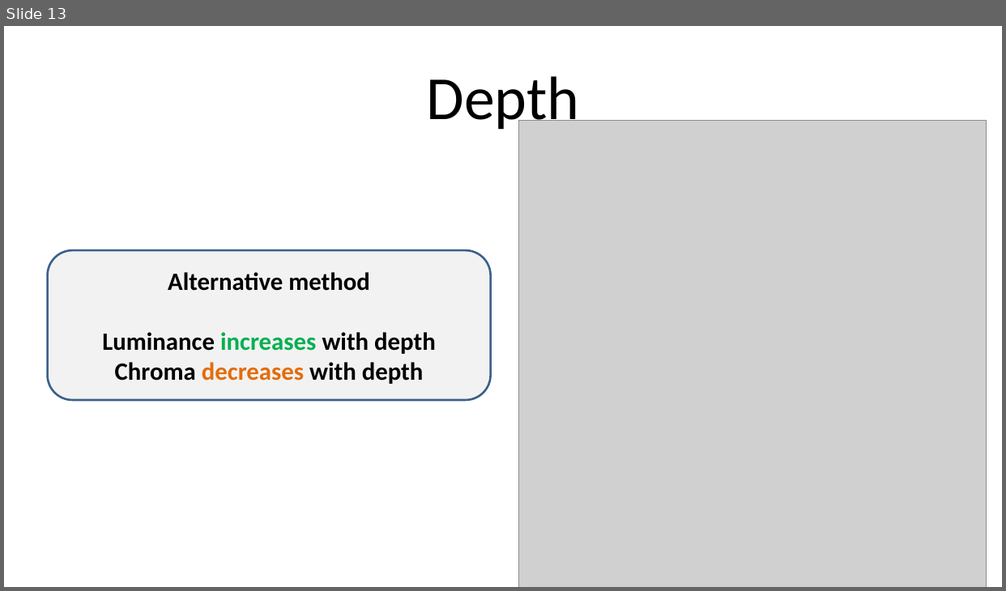
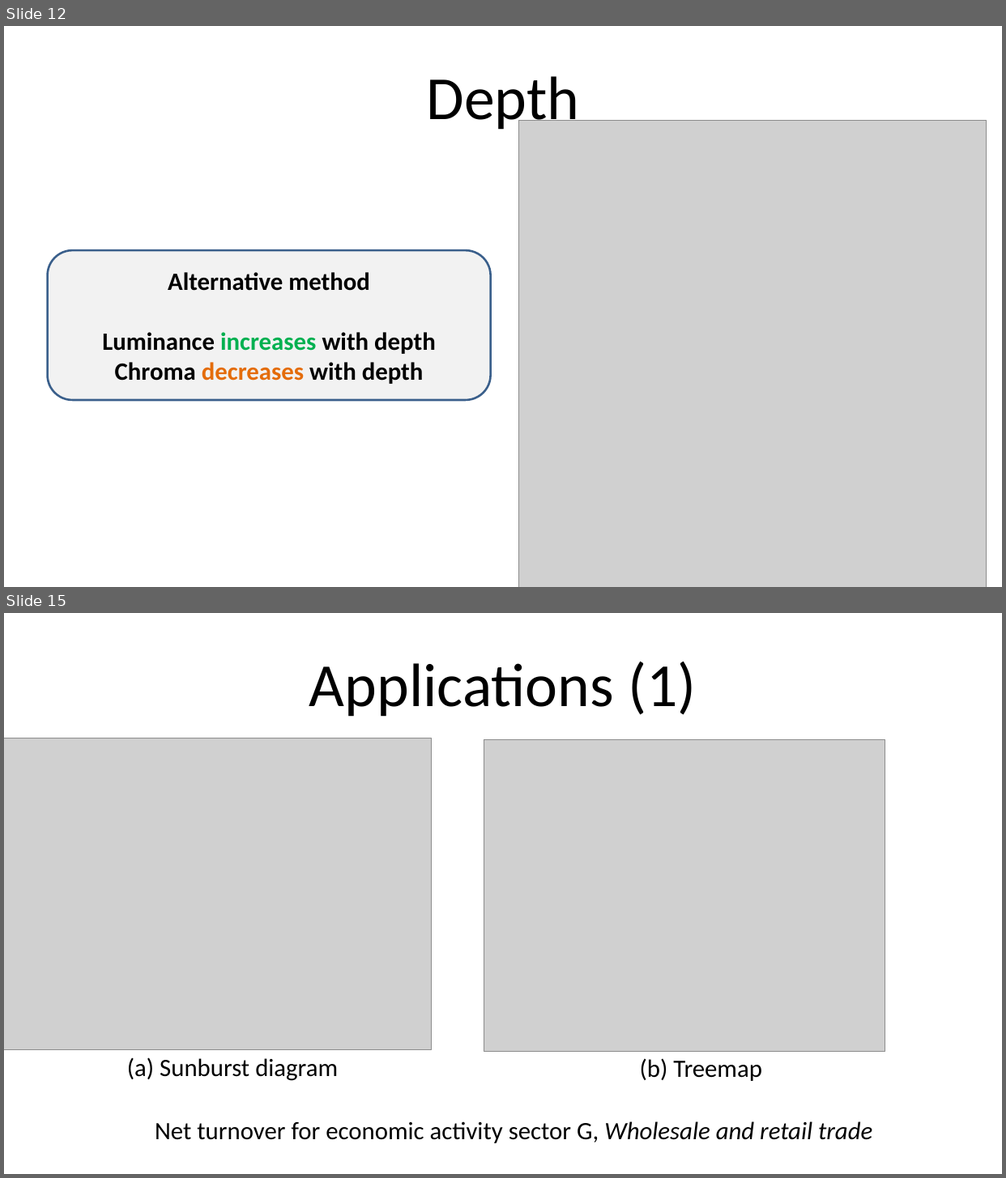
Before and after one commit to mtennekes/hierCols, a slide deck: presentation/TreeColors_pres.pptx. Shown one above the other, each under a label of ours: slide 13 before the commit, slides 12 and 15 after it; the slides between them are not shown. The pictures are 1006x591 and 1006x1178 pixels, drawn with LibreOffice and Linux fonts; fonts in the diff are those of the drawing; grey boxes stand for pictures. Boxes give left, top, right and bottom in pixels: in the first picture for what was removed or moved away, otherwise in the second. Text is boxed around its words. In the diff, an @@ line names an element or a change of style, - is before the commit and + after.

```diff
--- a/presentation/TreeColors_pres.pptx
+++ b/presentation/TreeColors_pres.pptx
@@ slide 15 added at <box>4,613,1002,1174</box>, background #FFFFFF @@
@@ title added at <box>309,662,696,717</box>, 59 pt, text #000000 @@
+Applications (1)
@@ picture added at <box>4,738,432,1050</box> @@
@@ picture added at <box>484,739,884,1052</box> @@
@@ text added at <box>127,1058,338,1081</box>, 24 pt, text #000000 @@
+(a) Sunburst diagram
@@ text added at <box>640,1059,762,1081</box>, 24 pt, text #000000 @@
+(b) Treemap
@@ text added at <box>155,1122,872,1144</box>, 24 pt, text #000000 @@
+Net turnover for economic activity sector G, Wholesale and retail trade
@@ what was slide 13 is now slide 12 @@
```
Also in this commit, not shown: 5 slides changed, 7 other slides added, 3 slides removed, 17 other files.
